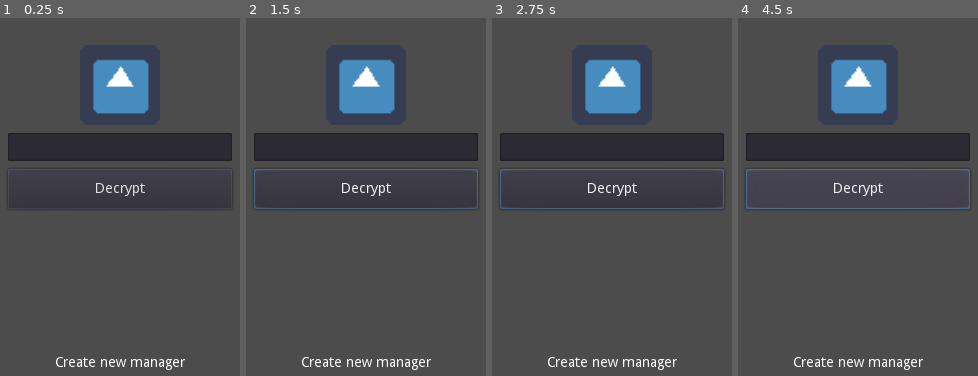
Above: before the commit, frames 1-4 (left to right).
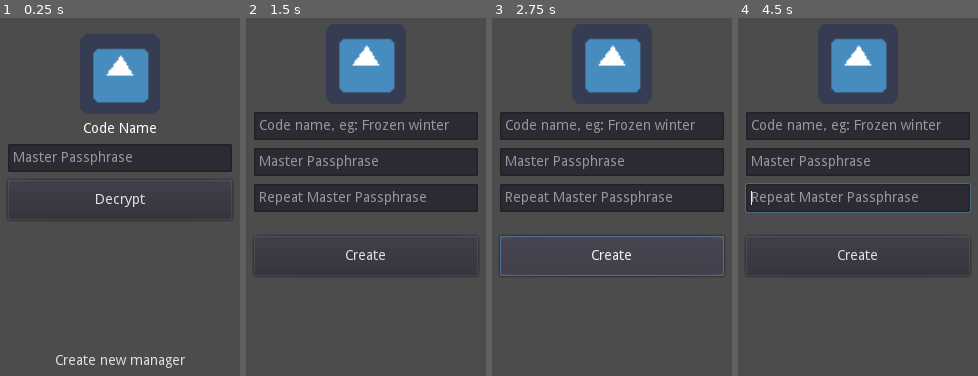
Above: after the commit, the same moments.

Repository: LoneDespair/Leery
Game: Godot game, scene res://Src/Tscn/Core/Main.tscn
Same seed, same stepped clock (60 frames per second), same inputs: the game is played once before the commit and once after it. The engine's default icon, where the game draws it, is replaced by a stand-in: a white triangle on a blue panel in a dark square.
Inputs (mouse positions are in pixels of both pictures, inside the frame that each line leads up to):
- Up to frame 1 (0.25 s): no input
- Up to frame 2 (1.5 s): click "Decrypt" at 0.5 s; click (366, 361) at 1.25 s, where only the run after the commit has a clickable "Create new manager"
- Up to frame 3 (2.75 s): click (612, 254) at 2 s, where only the run after the commit has a clickable "Create"
- Up to frame 4 (4.5 s): click (858, 189) at 2.75 s, where only the run before the commit has a clickable "Decrypt"; click (858, 254) at 3.5 s, where only the run after the commit has a clickable "Create"; click (858, 189) at 4.25 s, where only the run before the commit has a clickable "Decrypt"

The runs differ from the first frame. In frame 1, 9.6% of the frame differs, in the area x 3-97%, y 8-99%; in frame 2, 16%; in frame 3, 17%; in frame 4, 22%, in the area x 2-98%, y 5-99%.

Commit message:
Manager Creator UI Prototype

Diff:
--- /dev/null
+++ b/Src/Gd/Module/SceneButton.gd
@@ -0,0 +1,7 @@
+extends Button
+
+export var target_scene : PackedScene
+
+
+func _pressed() -> void:
+	var _disc := get_tree().change_scene_to(target_scene)
--- a/Src/Tscn/Core/Main.tscn
+++ b/Src/Tscn/Core/Main.tscn
@@ -1,6 +1,8 @@
-[gd_scene load_steps=2 format=2]
+[gd_scene load_steps=4 format=2]
 
 [ext_resource path="res://icon.png" type="Texture" id=1]
+[ext_resource path="res://Src/Gd/Module/SceneButton.gd" type="Script" id=2]
+[ext_resource path="res://Src/Tscn/Core/ManagerCreator.tscn" type="PackedScene" id=3]
 
 [node name="Main" type="Control"]
 anchor_right = 1.0
@@ -30,9 +32,9 @@
 
 [node name="ProfilePicture" type="TextureRect" parent="Decrypt/VBoxContainer"]
 margin_left = 310.0
-margin_top = 108.0
+margin_top = 97.0
 margin_right = 390.0
-margin_bottom = 188.0
+margin_bottom = 177.0
 rect_min_size = Vector2( 80, 80 )
 size_flags_horizontal = 4
 size_flags_vertical = 4
@@ -40,28 +42,36 @@
 expand = true
 stretch_mode = 6
 
-[node name="Password" type="LineEdit" parent="Decrypt/VBoxContainer"]
+[node name="CodeName" type="Label" parent="Decrypt/VBoxContainer"]
+margin_top = 185.0
+margin_right = 700.0
+margin_bottom = 199.0
+text = "Code Name"
+align = 1
+
+[node name="Passphrase" type="LineEdit" parent="Decrypt/VBoxContainer"]
 margin_left = 238.0
-margin_top = 195.0
+margin_top = 207.0
 margin_right = 462.0
-margin_bottom = 223.0
+margin_bottom = 235.0
 rect_min_size = Vector2( 224, 28 )
 size_flags_horizontal = 4
 size_flags_vertical = 4
 max_length = 128
 secret = true
+placeholder_text = "Master Passphrase"
 caret_blink = true
 
-[node name="Login" type="Button" parent="Decrypt/VBoxContainer"]
+[node name="Decrypt" type="Button" parent="Decrypt/VBoxContainer"]
 margin_left = 238.0
-margin_top = 232.0
+margin_top = 243.0
 margin_right = 462.0
-margin_bottom = 272.0
+margin_bottom = 283.0
 rect_min_size = Vector2( 224, 40 )
 size_flags_horizontal = 4
 text = "Decrypt"
 
-[node name="Create" type="MarginContainer" parent="."]
+[node name="CreateManager" type="MarginContainer" parent="."]
 anchor_right = 1.0
 anchor_bottom = 1.0
 mouse_filter = 2
@@ -70,12 +80,12 @@
 "_edit_use_anchors_": false
 }
 
-[node name="RichTextLabel" type="RichTextLabel" parent="Create"]
-margin_top = 419.0
+[node name="Button" type="Button" parent="CreateManager"]
+margin_top = 414.0
 margin_right = 700.0
 margin_bottom = 434.0
-size_flags_vertical = 10
-bbcode_enabled = true
-bbcode_text = "[center]Create new manager[/center]"
+size_flags_vertical = 8
 text = "Create new manager"
-fit_content_height = true
+flat = true
+script = ExtResource( 2 )
+target_scene = ExtResource( 3 )
--- /dev/null
+++ b/Src/Tscn/Core/ManagerCreator.tscn
@@ -0,0 +1,91 @@
+[gd_scene load_steps=2 format=2]
+
+[ext_resource path="res://icon.png" type="Texture" id=1]
+
+[node name="ManagerCreator" type="Control"]
+anchor_right = 1.0
+anchor_bottom = 1.0
+__meta__ = {
+"_edit_use_anchors_": false
+}
+
+[node name="MarginContainer2" type="MarginContainer" parent="."]
+anchor_right = 1.0
+anchor_bottom = 1.0
+custom_constants/margin_bottom = 24
+__meta__ = {
+"_edit_use_anchors_": false
+}
+
+[node name="VBoxContainer" type="VBoxContainer" parent="MarginContainer2"]
+margin_right = 700.0
+margin_bottom = 426.0
+custom_constants/separation = 24
+alignment = 1
+
+[node name="NewManager" type="VBoxContainer" parent="MarginContainer2/VBoxContainer"]
+margin_top = 87.0
+margin_right = 700.0
+margin_bottom = 275.0
+custom_constants/separation = 8
+alignment = 1
+__meta__ = {
+"_edit_use_anchors_": false
+}
+
+[node name="TextureRect" type="TextureRect" parent="MarginContainer2/VBoxContainer/NewManager"]
+margin_left = 310.0
+margin_right = 390.0
+margin_bottom = 80.0
+rect_min_size = Vector2( 80, 80 )
+size_flags_horizontal = 4
+size_flags_vertical = 0
+texture = ExtResource( 1 )
+expand = true
+stretch_mode = 7
+
+[node name="CodeName" type="LineEdit" parent="MarginContainer2/VBoxContainer/NewManager"]
+margin_left = 238.0
+margin_top = 88.0
+margin_right = 462.0
+margin_bottom = 116.0
+rect_min_size = Vector2( 224, 28 )
+size_flags_horizontal = 4
+max_length = 32
+clear_button_enabled = true
+placeholder_text = "Code name, eg: Frozen winter"
+
+[node name="LineEdit2" type="LineEdit" parent="MarginContainer2/VBoxContainer/NewManager"]
+margin_left = 238.0
+margin_top = 124.0
+margin_right = 462.0
+margin_bottom = 152.0
+rect_min_size = Vector2( 224, 28 )
+size_flags_horizontal = 4
+secret = true
+clear_button_enabled = true
+placeholder_text = "Master Passphrase"
+
+[node name="LineEdit3" type="LineEdit" parent="MarginContainer2/VBoxContainer/NewManager"]
+margin_left = 238.0
+margin_top = 160.0
+margin_right = 462.0
+margin_bottom = 188.0
+rect_min_size = Vector2( 224, 28 )
+size_flags_horizontal = 4
+secret = true
+clear_button_enabled = true
+placeholder_text = "Repeat Master Passphrase"
+
+[node name="Create" type="Button" parent="MarginContainer2/VBoxContainer"]
+margin_left = 238.0
+margin_top = 299.0
+margin_right = 462.0
+margin_bottom = 339.0
+rect_min_size = Vector2( 224, 40 )
+size_flags_horizontal = 4
+size_flags_vertical = 8
+text = "Create"
+__meta__ = {
+"_edit_use_anchors_": false
+}
--- a/project.godot
+++ b/project.godot
@@ -19,6 +19,15 @@
 run/main_scene="res://Src/Tscn/Core/Main.tscn"
 config/icon="res://icon.png"
 
+[debug]
+
+gdscript/warnings/treat_warnings_as_errors=true
+gdscript/warnings/unused_class_variable=true
+gdscript/warnings/unsafe_property_access=true
+gdscript/warnings/unsafe_method_access=true
+gdscript/warnings/unsafe_cast=true
+gdscript/warnings/unsafe_call_argument=true
+
 [display]
 
 window/size/width=700
